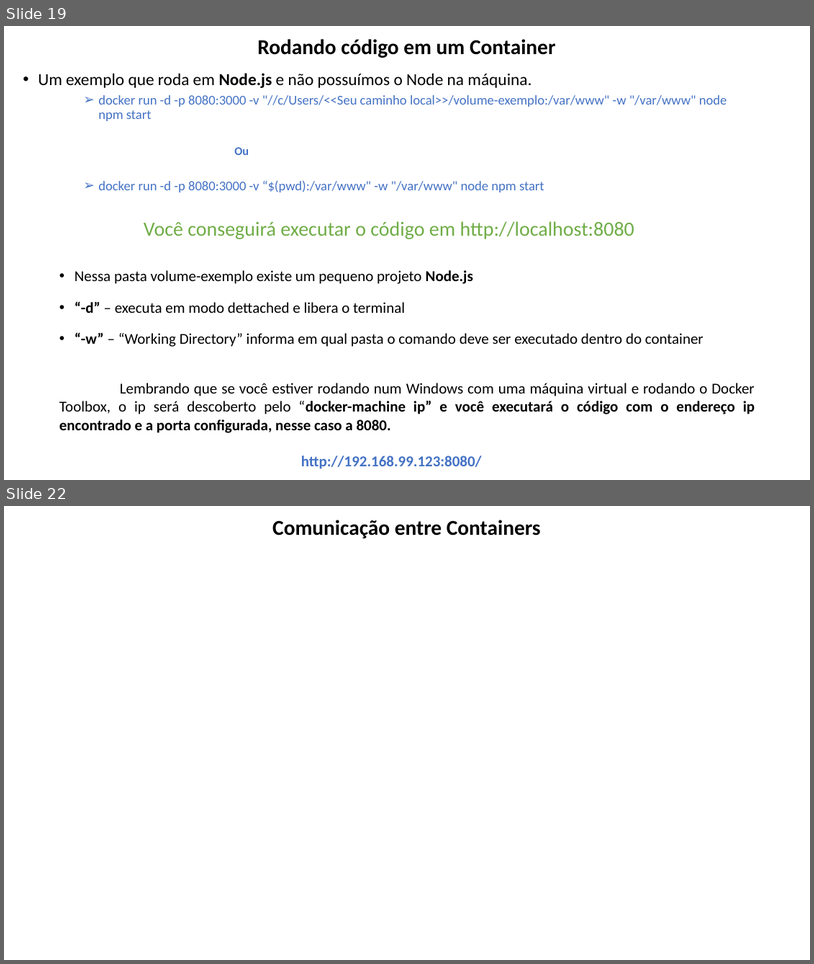
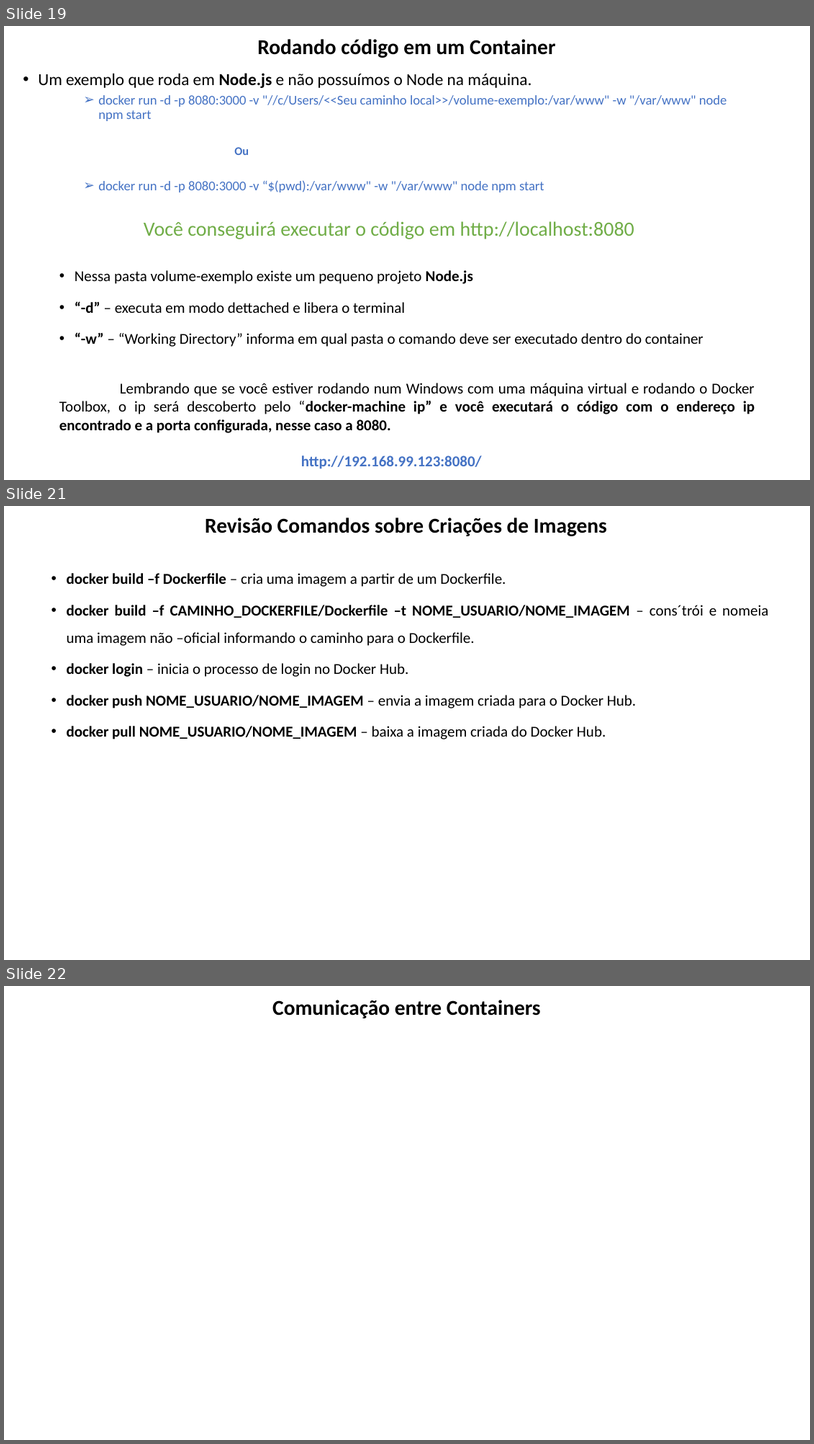
Before and after one commit to lacsousa/learning-docker, a slide deck: docs/docker-resumo.pptx. Shown one above the other, each under a label of ours: slides 19 and 22 before the commit, slides 19, 21 and 22 after it; the slides between them are not shown. The pictures are 814x964 and 814x1444 pixels, drawn with LibreOffice and Linux fonts; fonts in the diff are those of the drawing. Boxes give left, top, right and bottom in pixels: in the first picture for what was removed or moved away, otherwise in the second. Text is boxed around its words. In the diff, an @@ line names an element or a change of style, - is before the commit and + after.

Commit message:
Comandos de criação de Imagens

```diff
--- a/docs/docker-resumo.pptx
+++ b/docs/docker-resumo.pptx
@@ slide 21 added at [4, 506, 810, 960], background #FFFFFF @@
@@ title added at [205, 518, 607, 536], 25.2 pt, text #000000, bold @@
+Revisão Comandos sobre Criações de Imagens
@@ text added at [67, 573, 769, 739], 18 pt, text #000000 @@
+  • docker build –f Dockerfile – cria uma imagem a partir de um Dockerfile.
+  • docker build –f CAMINHO_DOCKERFILE/Dockerfile –t NOME_USUARIO/NOME_IMAGEM – cons´trói e nomeia uma imagem não –oficial informando o caminho para o Dockerfile.
+  • docker login – inicia o processo de login no Docker Hub.
+  • docker push NOME_USUARIO/NOME_IMAGEM – envia a imagem criada para o Docker Hub.
+  • docker pull NOME_USUARIO/NOME_IMAGEM – baixa a imagem criada do Docker Hub.
```
Also in this commit, not shown: 1 slide changed, 1 slide removed.
